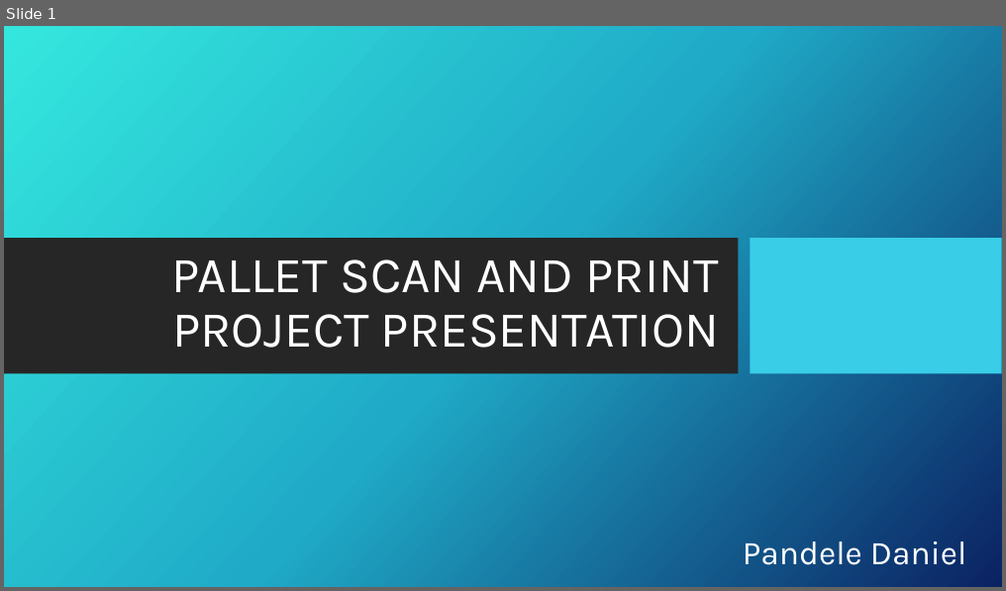
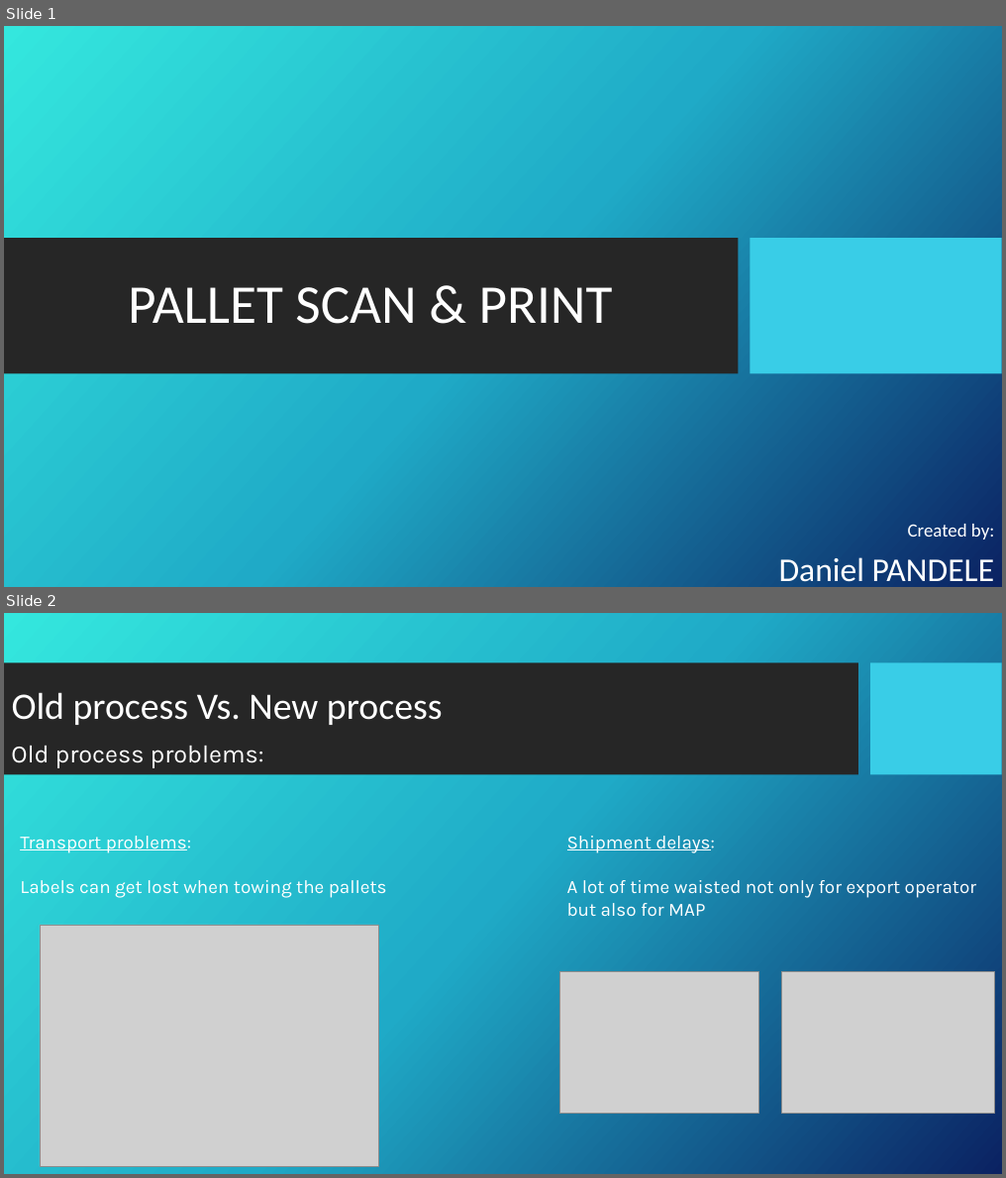
Before and after one commit to DangerX7/PalletScanAndPrint, a slide deck: Pallet Scan and Print Project Presentation.pptx. Shown one above the other, each under a label of ours: slide 1 before the commit, slides 1 and 2 after it. The pictures are 1006x591 and 1006x1178 pixels, drawn with LibreOffice and Linux fonts; fonts in the diff are those of the drawing; grey boxes stand for pictures; background and template pictures are left out. Boxes give left, top, right and bottom in pixels: in the first picture for what was removed or moved away, otherwise in the second. Text is boxed around its words. In the diff, an @@ line names an element or a change of style, - is before the commit and + after.

```diff
--- a/Pallet Scan and Print Project Presentation.pptx
+++ b/Pallet Scan and Print Project Presentation.pptx
@@ slide 2 added at <box>4,613,1002,1174</box>, background picture (left out) @@
@@ rectangle added at <box>4,663,858,775</box>, fill #262626 @@
@@ rectangle added at <box>871,663,1002,775</box>, fill #39CDE7 @@
@@ title added at <box>12,692,443,725</box>, 36 pt, text #FFFFFF @@
+Old process Vs. New process
@@ text added at <box>11,746,264,768</box>, 24 pt, text #FFFFFF @@
+Old process problems:
@@ text added at <box>20,836,387,898</box>, 18 pt, text #FFFFFF @@
+Transport problems:
+Labels can get lost when towing the pallets
@@ text added at <box>567,836,977,917</box>, 18 pt, text #FFFFFF @@
+Shipment delays:
+A lot of time waisted not only for export operator but also for MAP
@@ picture added at <box>40,925,379,1167</box> @@
@@ picture added at <box>559,972,758,1114</box> @@
@@ picture added at <box>782,972,994,1114</box> @@
@@ slide 1 changed as well @@
@@ text "PALLET SCAN & PRINT" at <box>128,287,613,324</box>: vertical alignment bottom to middle @@
@@ text at <box>128,287,613,324</box>: text changed; size 48.6 to 52.6 pt; font Karla to Calibri @@
-PALLET SCAN AND PRINT PROJECT PRESENTATION
+PALLET SCAN & PRINT
@@ text added at <box>908,524,994,540</box>, 18 pt, text #FFFFFF @@
+Created by:
@@ text at <box>779,558,995,582</box>: text changed; font Karla to Calibri @@
-Pandele Daniel
+Daniel PANDELE
```
Also in this commit, not shown: 6 other slides changed, 1 other slide added.
